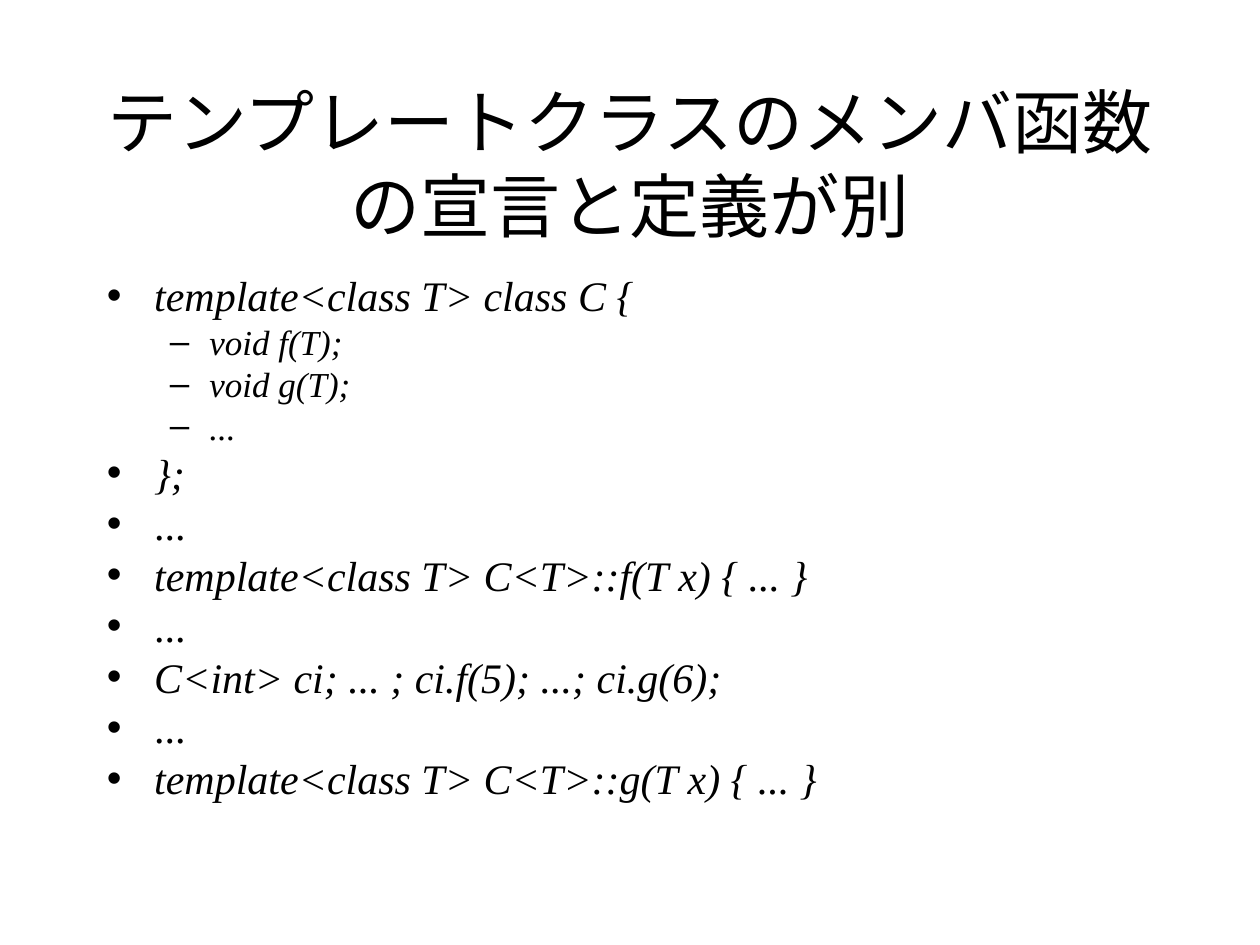
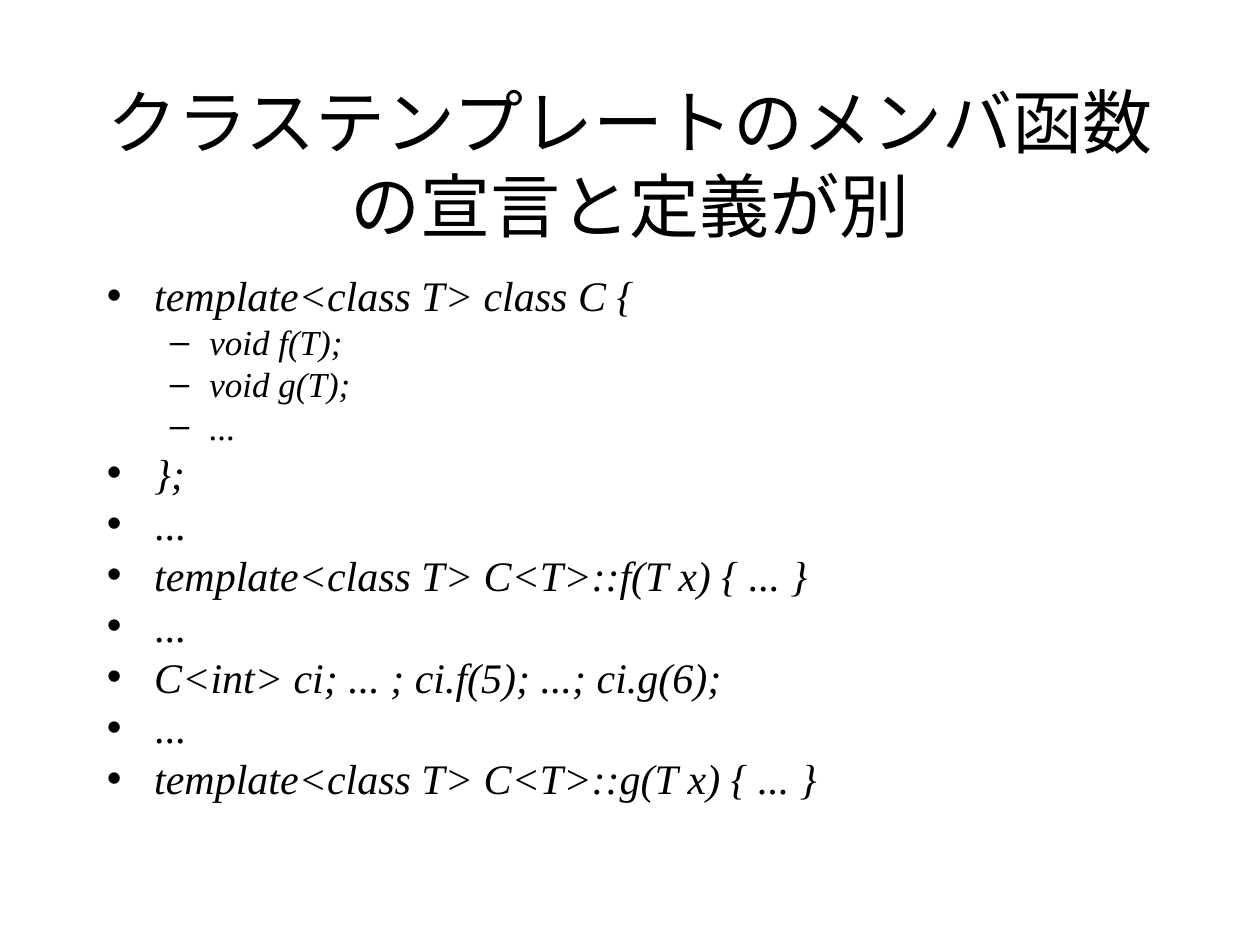
Before and after one commit to KeiHasegawa/cxx_doc, a slide deck: slide 3 of 15_template_mem_fun_instatiate.ppt. Drawn at 1260x945 pixels with LibreOffice and Linux fonts; fonts in the diff are those of the drawing. Boxes give left, top, right and bottom in pixels: in the first picture for what was removed or moved away, otherwise in the second. Text is boxed around its words. In the diff, an @@ line names an element or a change of style, - is before the commit and + after.

```diff
--- a/15_template_mem_fun_instatiate.ppt
+++ b/15_template_mem_fun_instatiate.ppt
@@ title at (107, 89, 1152, 238): text changed @@
-テンプレートクラスのメンバ函数の宣言と定義が別
+クラステンプレートのメンバ函数の宣言と定義が別
```
Also in this commit, not shown: 1 other slide changed, 5 other files.
